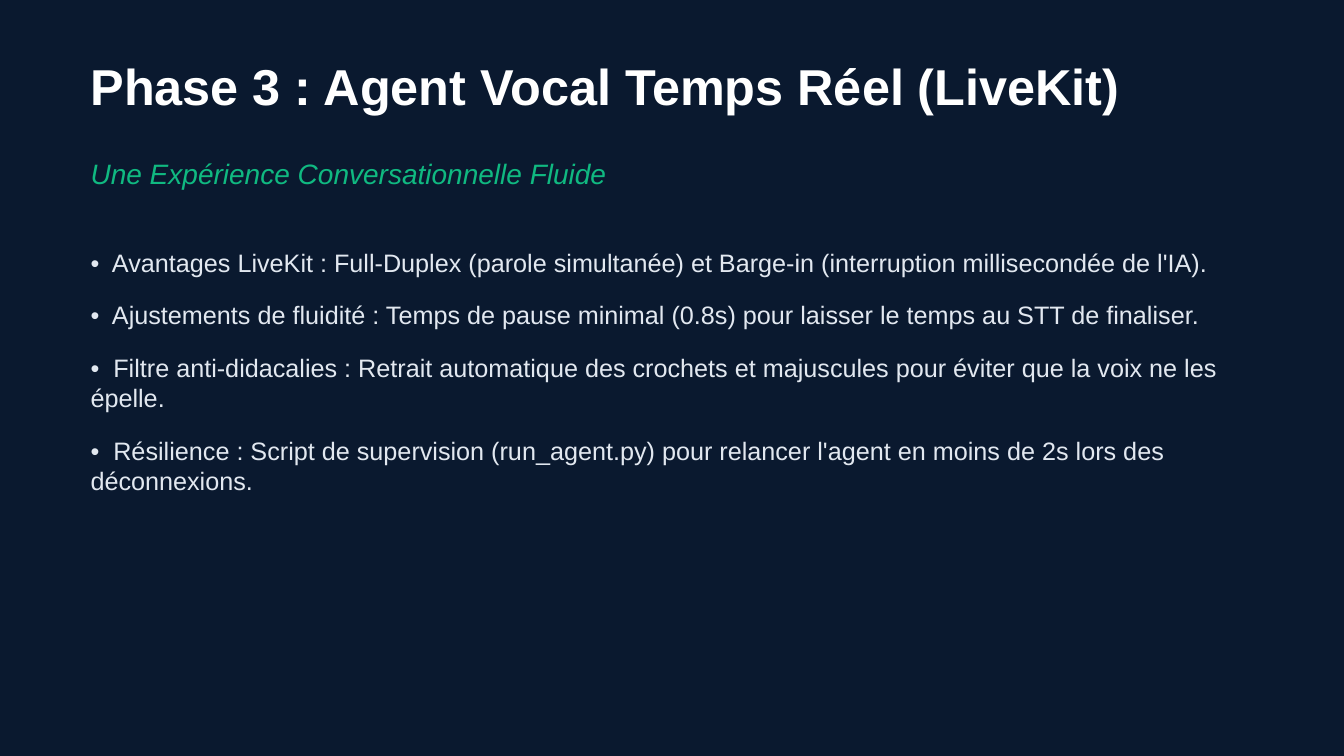
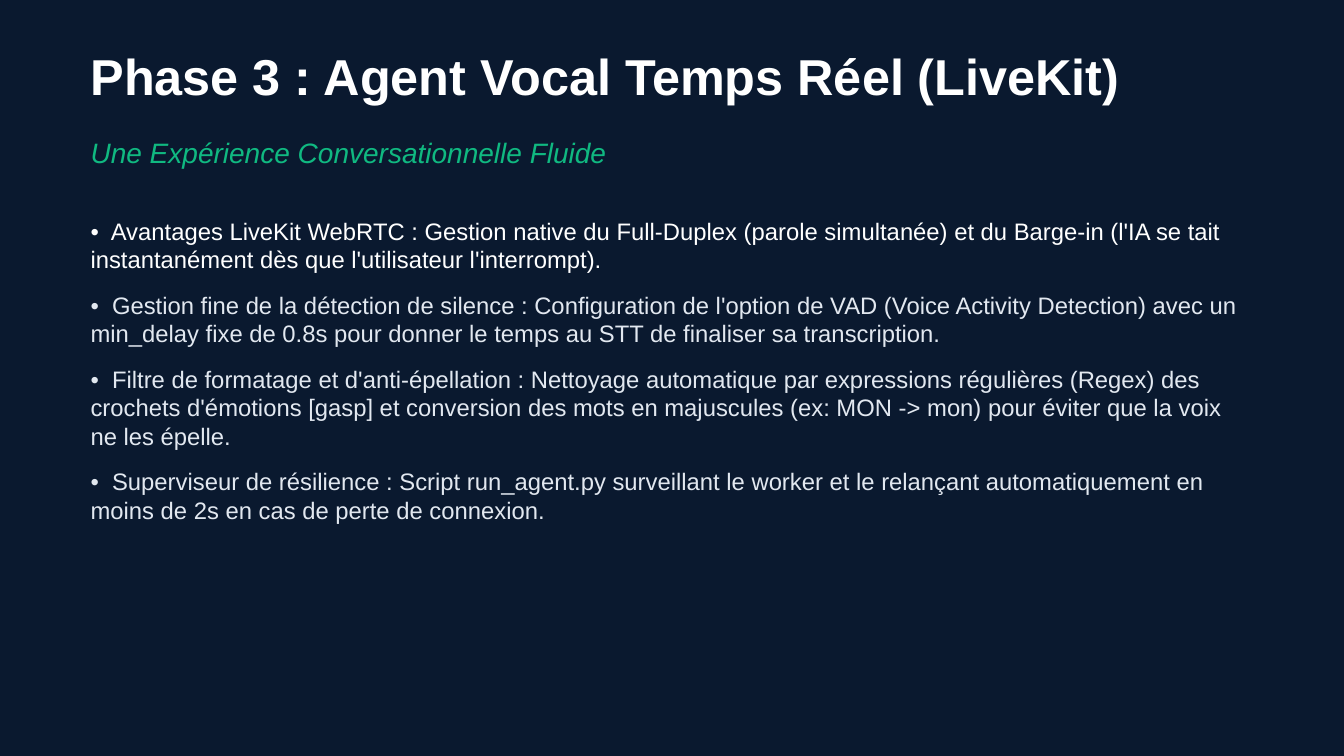
Before and after one commit to OrensObenas/BMCI_Voice_Test, a slide deck: slide 8 of presentation_bmci_livekit.pptx. Drawn at 1344x756 pixels with LibreOffice and Linux fonts; fonts in the diff are those of the drawing. Boxes give left, top, right and bottom in pixels: in the first picture for what was removed or moved away, otherwise in the second. Text is boxed around its words. In the diff, an @@ line names an element or a change of style, - is before the commit and + after.

```diff
--- a/presentation_bmci_livekit.pptx
+++ b/presentation_bmci_livekit.pptx
@@ text "Phase 3 : Agent Vocal ...": place and size @@
-text "Phase 3 : Agent Vocal ..." at <box>91,68,1119,115</box>
+text "Phase 3 : Agent Vocal ..." at <box>91,58,1119,105</box>
@@ text "Une Expérience Conversationnelle Fluide": place and size @@
-text "Une Expérience Conversationnelle Fluide" at <box>91,163,606,189</box>
+text "Une Expérience Conversationnelle Fluide" at <box>91,142,606,169</box>
@@ text at <box>91,222,1236,524</box>: text changed; size 18 to 17 pt @@
-• Avantages LiveKit : Full-Duplex (parole simultanée) et Barge-in (interruption millisecondée de l'IA).
-• Ajustements de fluidité : Temps de pause minimal (0.8s) pour laisser le temps au STT de finaliser.
-• Filtre anti-didacalies : Retrait automatique des crochets et majuscules pour éviter que la voix ne les épelle.
-• Résilience : Script de supervision (run_agent.py) pour relancer l'agent en moins de 2s lors des déconnexions.
+• Avantages LiveKit WebRTC : Gestion native du Full-Duplex (parole simultanée) et du Barge-in (l'IA se tait instantanément dès que l'utilisateur l'interrompt).
+• Gestion fine de la détection de silence : Configuration de l'option de VAD (Voice Activity Detection) avec un min_delay fixe de 0.8s pour donner le temps au STT de finaliser sa transcription.
+• Filtre de formatage et d'anti-épellation : Nettoyage automatique par expressions régulières (Regex) des crochets d'émotions [gasp] et conversion des mots en majuscules (ex: MON -> mon) pour éviter que la voix ne les épelle.
+• Superviseur de résilience : Script run_agent.py surveillant le worker et le relançant automatiquement en moins de 2s en cas de perte de connexion.
```
Also in this commit, not shown: 9 other slides changed.
